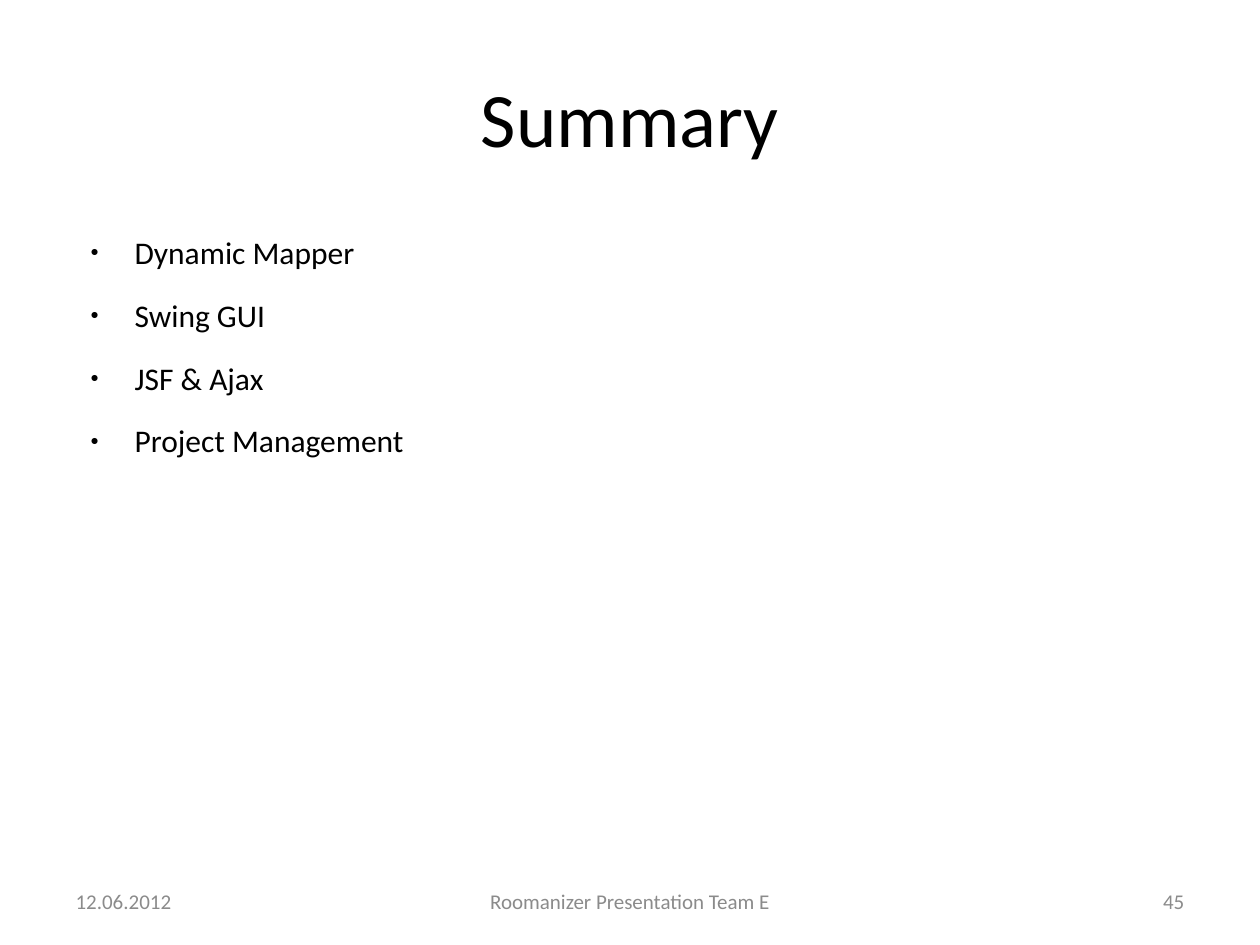
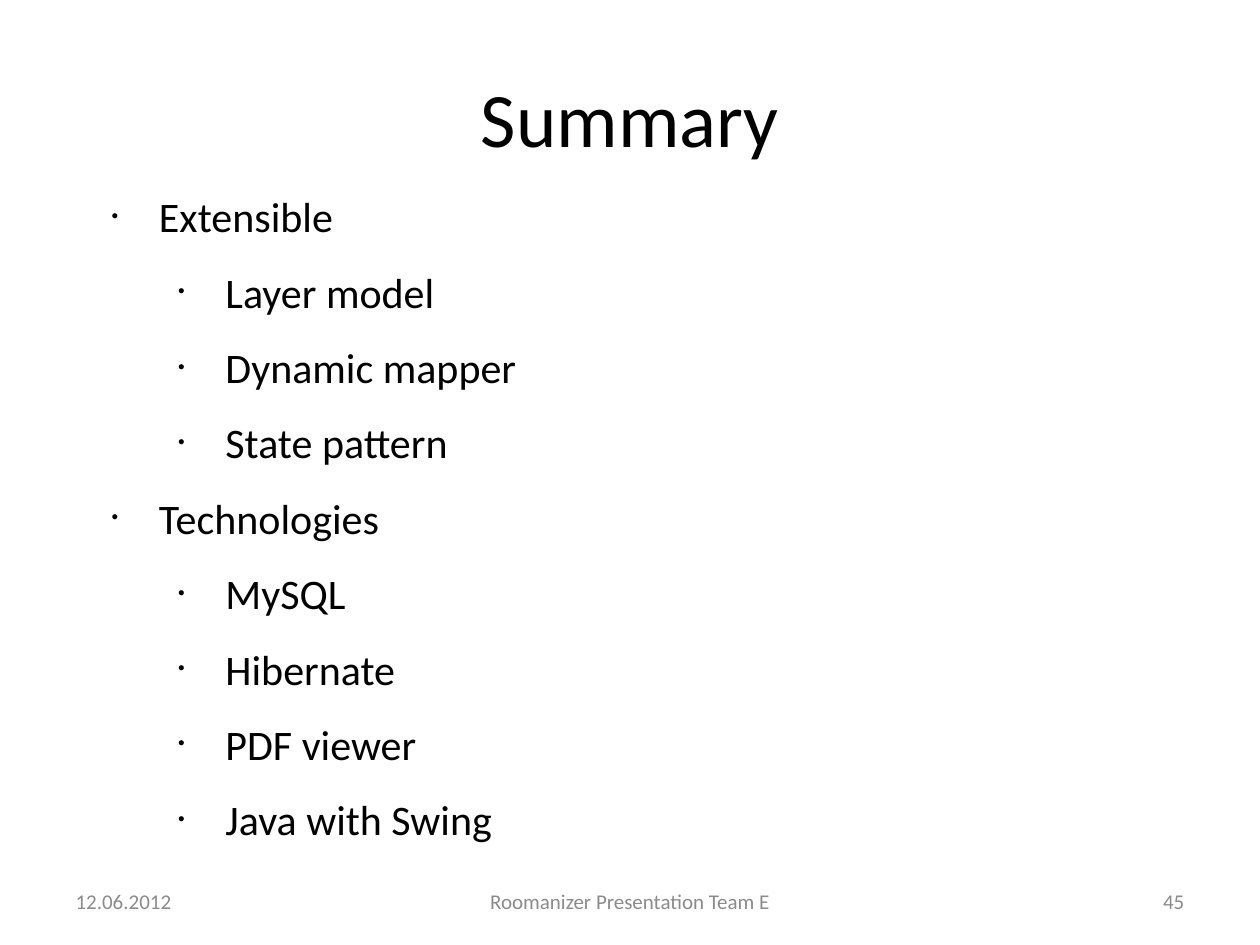
Before and after one commit to markusmo/HotelSoftware, a slide deck: slide 45 of Documentation/Praesentation/PresentationRoomanizer.pptx. Drawn at 1260x945 pixels with LibreOffice and Linux fonts; fonts in the diff are those of the drawing. Boxes give left, top, right and bottom in pixels: in the first picture for what was removed or moved away, otherwise in the second. Text is boxed around its words. In the diff, an @@ line names an element or a change of style, - is before the commit and + after.

```diff
--- a/Documentation/Praesentation/PresentationRoomanizer.pptx
+++ b/Documentation/Praesentation/PresentationRoomanizer.pptx
@@ text at (159,202,516,843): text changed; size 18 to 24 pt @@
-● Dynamic Mapper
-● Swing GUI
-● JSF & Ajax
-● Project Management
+• Extensible
+    • Layer model
+    • Dynamic mapper
+    • State pattern
+• Technologies
+    • MySQL
+    • Hibernate
+    • PDF viewer
+    • Java with Swing
```
Also in this commit, not shown: 8 other slides changed.
